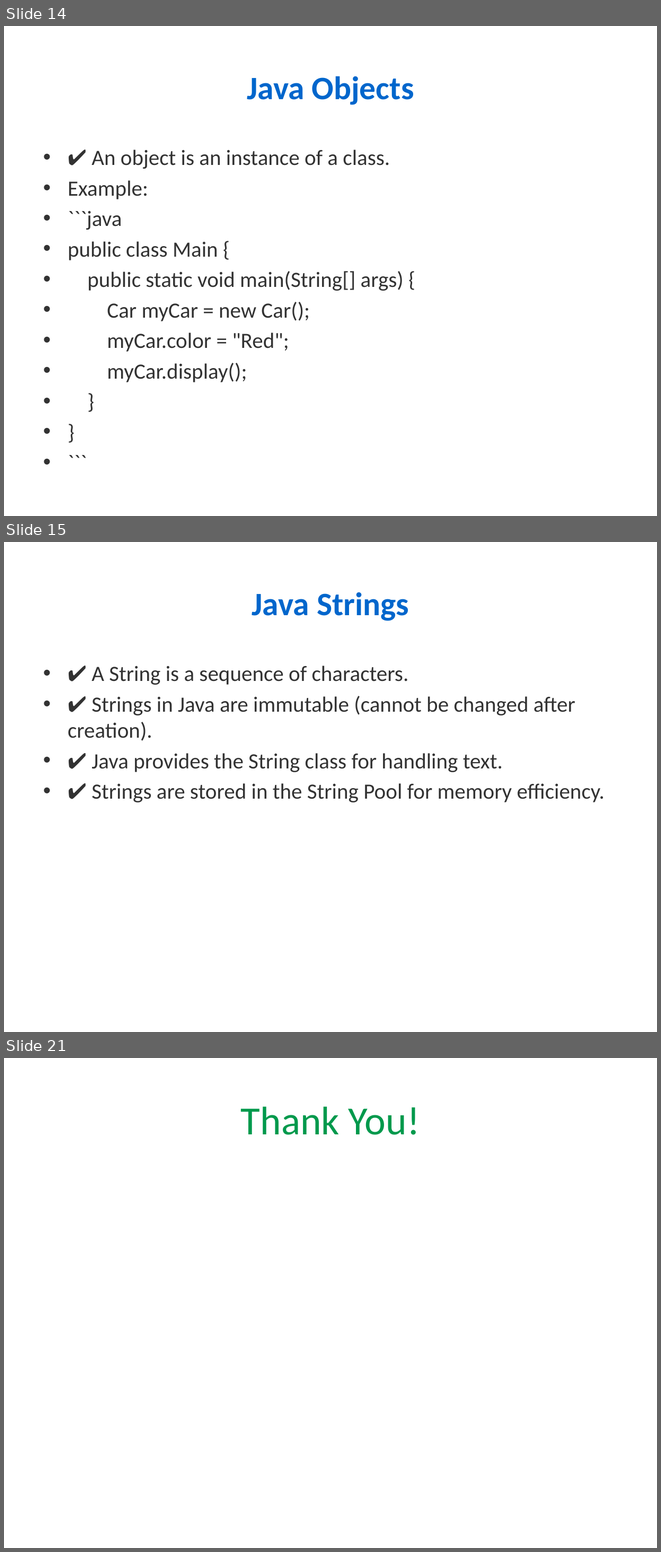
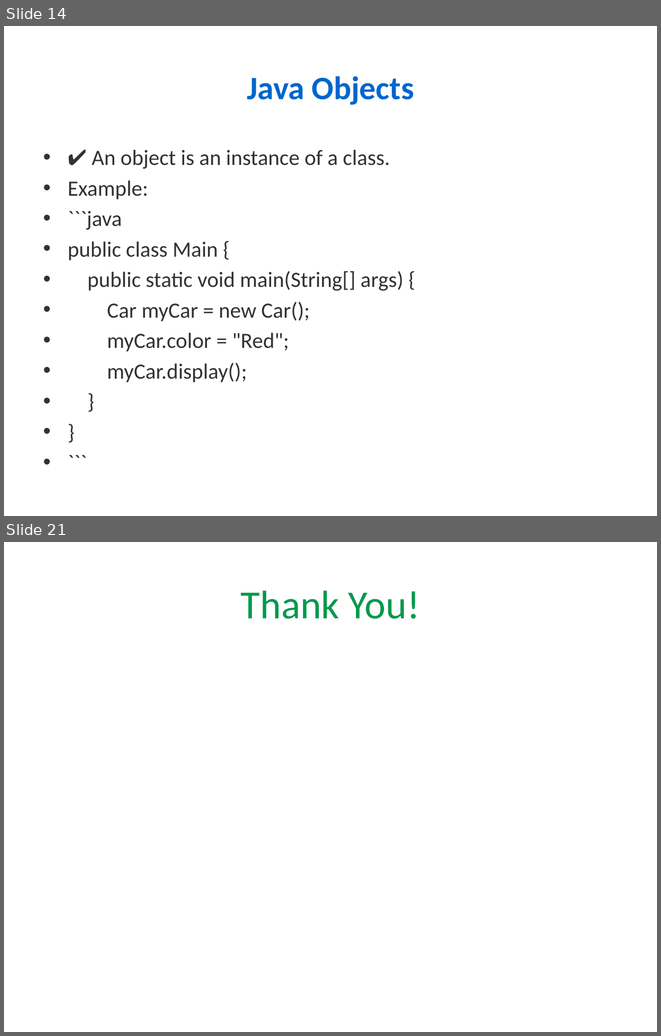
Before and after one commit to maheshawin/LearningContent, a slide deck: Java_Training_Full_Detailed.pptx. Shown one above the other, each under a label of ours: slides 14, 15 and 21 before the commit, slides 14 and 21 after it; the slides between them are not shown. The pictures are 661x1552 and 661x1036 pixels, drawn with LibreOffice and Linux fonts; fonts in the diff are those of the drawing. Boxes give left, top, right and bottom in pixels: in the first picture for what was removed or moved away, otherwise in the second. Text is boxed around its words. In the diff, an @@ line names an element or a change of style, - is before the commit and + after.

```diff
--- a/Java_Training_Full_Detailed.pptx
+++ b/Java_Training_Full_Detailed.pptx
@@ slide 15 removed at [4,542,657,1032], background #FFFFFF @@
@@ title removed at [252,592,409,621] @@
-Java Strings
@@ text removed at [68,665,604,802] @@
-• ✔ A String is a sequence of characters.
-• ✔ Strings in Java are immutable (cannot be changed after creation).
-• ✔ Java provides the String class for handling text.
-• ✔ Strings are stored in the String Pool for memory efficiency.
```
Also in this commit, not shown: 6 slides changed, 5 other slides removed.
